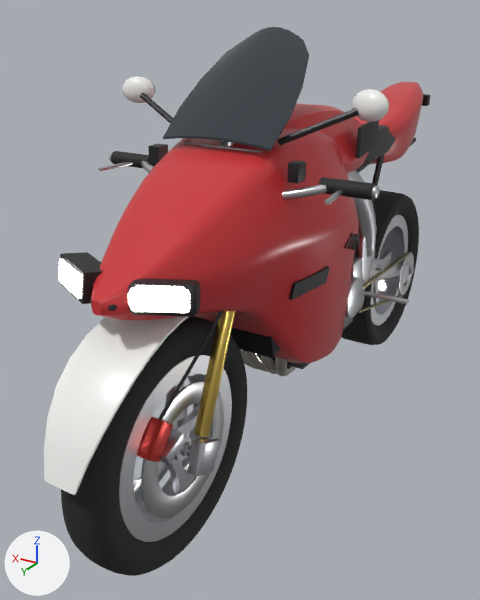
One commit to the FBX model unity/PryingEyes/Assets/_PryingEyes/Resources/Moto/moto1.fbx: the scene before it, then after it.
Before and after are seen from a 50 mm lens placed at (-0.84, 1.76, 1.26), pointed at (0.12, 0.16, 0.46). The axes (+X, +Y, +Z) are drawn at lower left. The lights are the same throughout. The picture after the commit comes second.

The older version as bpy lines, for what is in view:
```python
ob_body = bpy.data.objects.new('body', me_body)
ob_body.location = (0.0, 0.0, 0.0)
ob_screen = bpy.data.objects.new('screen', me_screen)
ob_screen.location = (0.0, 0.0, 0.0)
ob_steer = bpy.data.objects.new('steer', me_steer)
ob_steer.location = (0.0, 0.44, 0.895)
# also in view: 'front' at (0.0, 0.7, 0.31); 'swing' at (0.0, -0.45, 0.36); 'rear' at (-0.02, -0.7, 0.31)
```
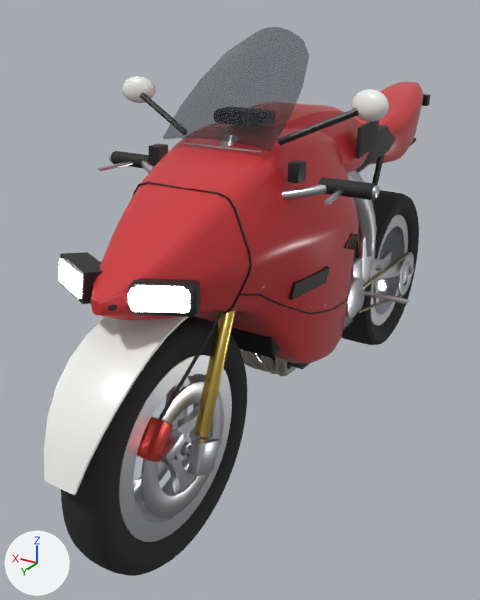
The change in detail:
Material 'smoke' (mat_smoke) is new.
Its base color is (0.02, 0.022, 0.026) (black #27292d).
Its roughness is 0.04.
Its alpha is 0.42.
me_body is used by ob_body; location (0.0, 0.0, 0.0).
me_body had 11570 vertices, 11960 faces and spanned x -0.36..0.36, y -1.0..0.89, z 0.19..1.11.
me_body now has 13319 vertices, 13830 faces and spans x -0.36..0.36, y -1.0..0.89, z 0.19..1.11.
me_body part 1: 1 vertex moved within x -0.08, y -0.18, z 0.31; 2 vertices removed from x -0.09..0.1, y -0.18..0.17, z 0.31..0.43; 1751 vertices added at x -0.19..0.19, y -0.18..0.6, z 0.31..0.91.
Other edits to the shape of me_body do not show in these pictures.
me_screen has 90 vertices, 104 faces and spans x -0.151..0.151, y 0.19..0.47, z 0.983..1.229.
me_screen no longer uses material mat_glass (greyish blue #30383f).
me_screen gains material mat_smoke (black #27292d).

What differs and where, as boxes (x1, y1, x2, y2) in the pictures (480 x 600 px):
'screen', recoloured: (163, 27, 309, 151) in both
part 1 of me_body, built on: after (133, 182, 350, 369)
